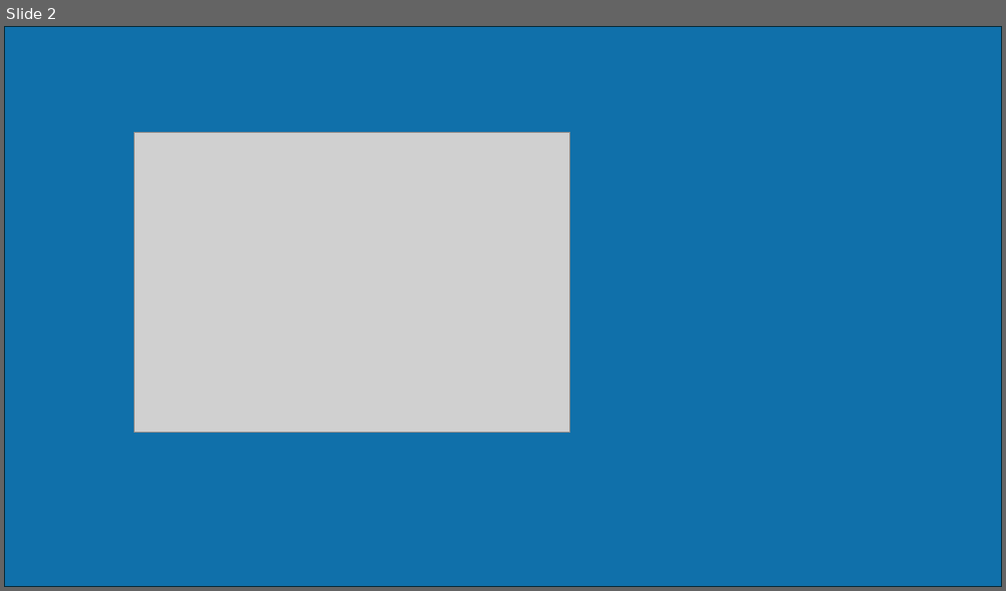
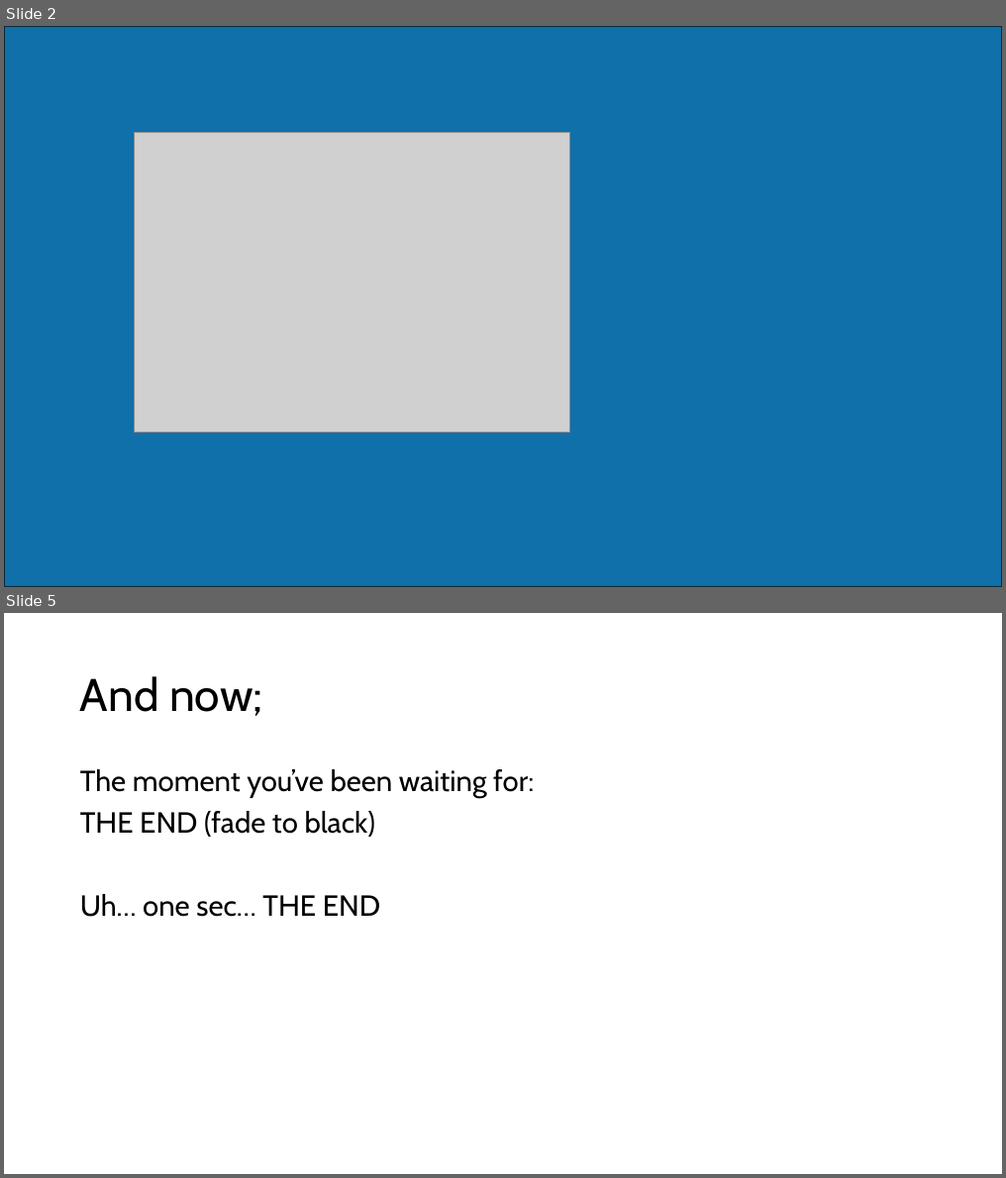
Before and after one commit to CTH-npitx/Presentations, a slide deck: Current Presentation/Charlie- summer 2026 presentation.pptx. Shown one above the other, each under a label of ours: slide 2 before the commit, slides 2 and 5 after it; the slides between them are not shown. The pictures are 1006x591 and 1006x1178 pixels, drawn with LibreOffice and Linux fonts; fonts in the diff are those of the drawing; grey boxes stand for pictures. Boxes give left, top, right and bottom in pixels: in the first picture for what was removed or moved away, otherwise in the second. Text is boxed around its words. In the diff, an @@ line names an element or a change of style, - is before the commit and + after.

```diff
--- a/Current Presentation/Charlie- summer 2026 presentation.pptx
+++ b/Current Presentation/Charlie- summer 2026 presentation.pptx
@@ slide 5 added at <box>4,613,1002,1174</box>, background #FFFFFF @@
@@ title added at <box>80,676,263,716</box>, 44 pt, text #000000 @@
+And now;
@@ text added at <box>80,769,534,917</box>, 28 pt, text #000000 @@
+The moment you’ve been waiting for:
+THE END (fade to black)
+Uh… one sec… THE END
```
Also in this commit, not shown: 1 slide changed, 1 other slide added, 4 slides removed.
